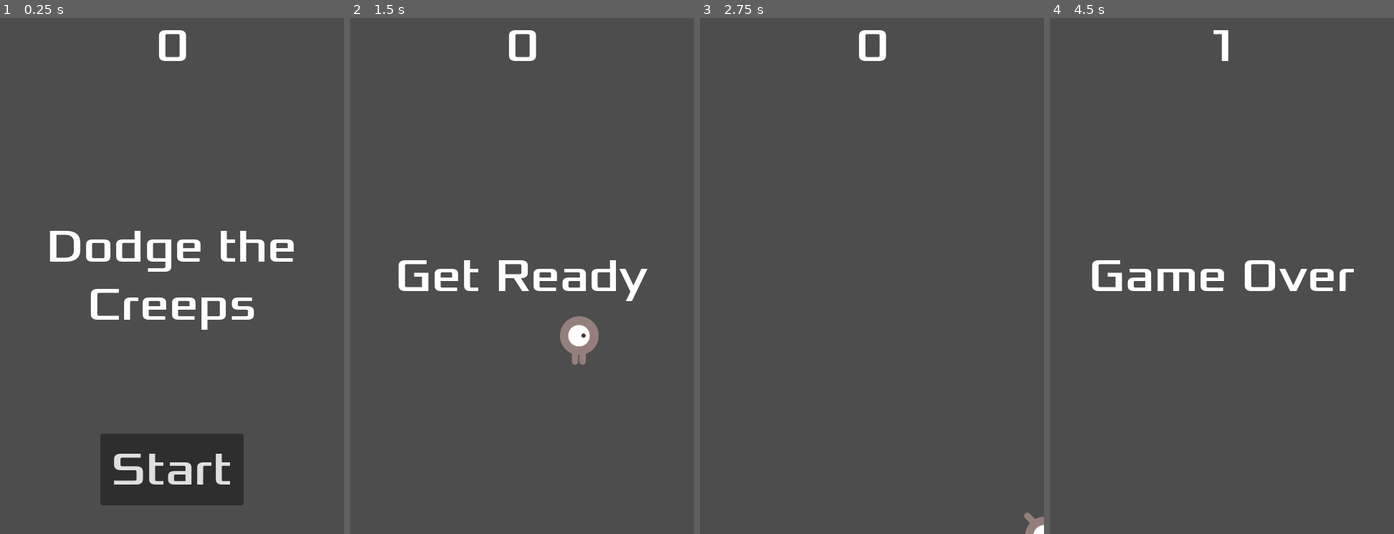
Above: before the commit, frames 1-4 (left to right).
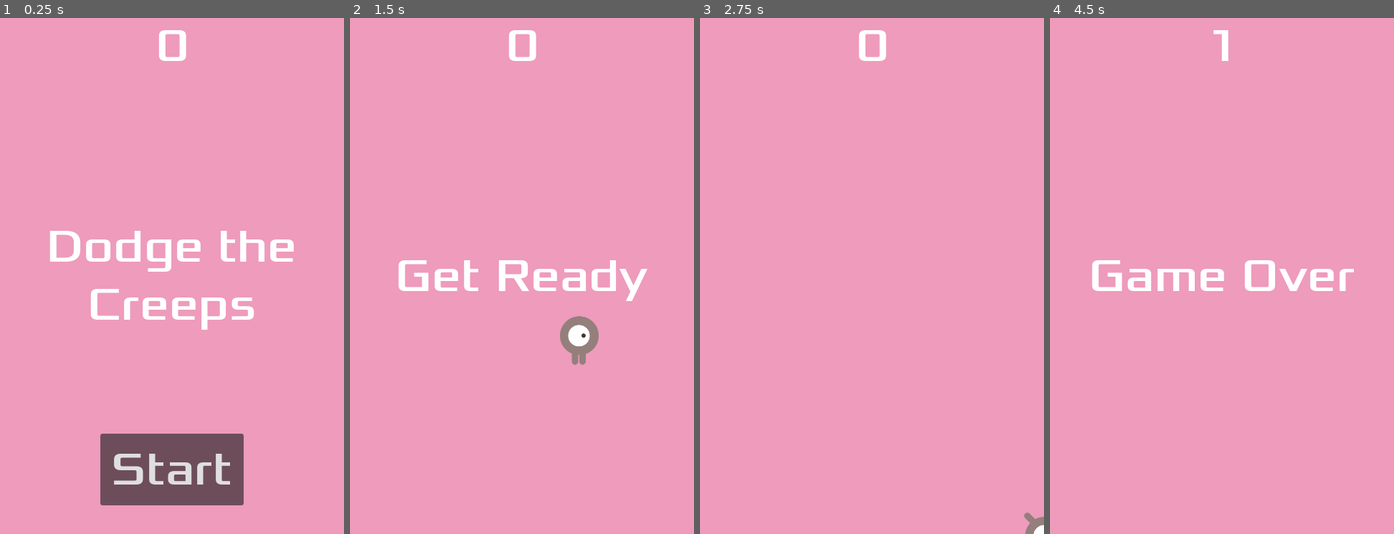
Above: after the commit, the same moments.

Repository: vivianw1/DodgeCreeps
Game: Godot game, scene res://main.tscn
Two runs of this game, one before a commit and one after it. Both use one fixed random seed, a clock stepped at 60 frames per second and the inputs below.
Inputs:
- Up to frame 1 (0.25 s): no input
- Up to frame 2 (1.5 s): click "Start" at 0.5 s; tap Enter at 1.25 s; hold D (move_right) from 1.28 s (still down)
- Up to frame 3 (2.75 s): release D (move_right) at 2.03 s; hold S (move_down) from 2.03 s (still down)
- Up to frame 4 (4.5 s): release S (move_down) at 2.78 s; hold D (move_right) 2.78-3.53 s; hold W (move_up) 3.53-4.28 s; hold A (move_left) from 4.28 s (still down)

The runs differ from the first frame. In frame 1, 97% of the frame differs, in the area x 0-100%, y 0-100%; in frame 2, 98%; in frame 3, 100%; in frame 4, 98%.

Commit message:
finished

Diff:
--- a/hud.tscn
+++ b/hud.tscn
@@ -1,7 +1,13 @@
-[gd_scene load_steps=3 format=3 uid="uid://di6dhtjq2ip3t"]
+[gd_scene load_steps=5 format=3 uid="uid://di6dhtjq2ip3t"]
 
 [ext_resource type="Script" path="res://hud.gd" id="1_hgdgm"]
 [ext_resource type="FontFile" uid="uid://xsb8sxjwalqx" path="res://fonts/Xolonium-Regular.ttf" id="1_wppoc"]
+
+[sub_resource type="InputEventAction" id="InputEventAction_jyr7n"]
+action = &"start_game"
+
+[sub_resource type="Shortcut" id="Shortcut_e4w6r"]
+events = [SubResource("InputEventAction_jyr7n")]
 
 [node name="HUD" type="CanvasLayer"]
 script = ExtResource("1_hgdgm")
@@ -55,6 +61,7 @@
 grow_vertical = 0
 theme_override_fonts/font = ExtResource("1_wppoc")
 theme_override_font_sizes/font_size = 64
+shortcut = SubResource("Shortcut_e4w6r")
 text = "Start"
 
 [node name="MessageTimer" type="Timer" parent="."]
--- a/main.gd
+++ b/main.gd
@@ -8,7 +8,8 @@
 	$ScoreTimer.stop()
 	$MobTimer.stop()
 	$HUD.show_game_over()
-
+	$Music.stop()
+	$DeathSound.play()
 func new_game():
 	score = 0
 	$HUD.update_score(score)
@@ -16,7 +17,7 @@
 	$Player.start($StartPosition.position)
 	$StartTimer.start()
 	get_tree().call_group("mobs", "queue_free")
-
+	$Music.play()
 
 func _on_mob_timer_timeout():
 	var mob = mob_scene.instantiate()
--- a/main.tscn
+++ b/main.tscn
@@ -1,9 +1,11 @@
-[gd_scene load_steps=6 format=3 uid="uid://xcppm567wabi"]
+[gd_scene load_steps=8 format=3 uid="uid://xcppm567wabi"]
 
 [ext_resource type="PackedScene" uid="uid://m70fspa6upxs" path="res://player.tscn" id="1_ukye4"]
 [ext_resource type="Script" path="res://main.gd" id="1_ydfer"]
 [ext_resource type="PackedScene" uid="uid://bdxtx51umkvm" path="res://mob.tscn" id="2_lr0iy"]
 [ext_resource type="PackedScene" uid="uid://di6dhtjq2ip3t" path="res://hud.tscn" id="4_xr65v"]
+[ext_resource type="AudioStream" uid="uid://bmoos3ckcnm78" path="res://art/House In a Forest Loop.ogg" id="5_u0qt7"]
+[ext_resource type="AudioStream" uid="uid://digja85ghmbst" path="res://art/gameover.wav" id="6_x5oux"]
 
 [sub_resource type="Curve2D" id="Curve2D_wodfu"]
 _data = {
@@ -14,6 +16,14 @@
 [node name="Main" type="Node"]
 script = ExtResource("1_ydfer")
 mob_scene = ExtResource("2_lr0iy")
+
+[node name="ColorRect" type="ColorRect" parent="."]
+anchors_preset = 15
+anchor_right = 1.0
+anchor_bottom = 1.0
+grow_horizontal = 2
+grow_vertical = 2
+color = Color(0.933333, 0.607843, 0.737255, 1)
 
 [node name="Player" parent="." instance=ExtResource("1_ukye4")]
 
@@ -38,6 +48,12 @@
 
 [node name="HUD" parent="." instance=ExtResource("4_xr65v")]
 
+[node name="Music" type="AudioStreamPlayer" parent="."]
+stream = ExtResource("5_u0qt7")
+
+[node name="DeathSound" type="AudioStreamPlayer" parent="."]
+stream = ExtResource("6_x5oux")
+
 [connection signal="hit" from="Player" to="." method="game_over"]
 [connection signal="timeout" from="MobTimer" to="." method="_on_mob_timer_timeout"]
 [connection signal="timeout" from="ScoreTimer" to="." method="_on_score_timer_timeout"]
--- a/project.godot
+++ b/project.godot
@@ -43,3 +43,8 @@
 "events": [Object(InputEventKey,"resource_local_to_scene":false,"resource_name":"","device":-1,"window_id":0,"alt_pressed":false,"shift_pressed":false,"ctrl_pressed":false,"meta_pressed":false,"pressed":false,"keycode":0,"physical_keycode":83,"key_label":0,"unicode":115,"echo":false,"script":null)
 ]
 }
+start_game={
+"deadzone": 0.5,
+"events": [Object(InputEventKey,"resource_local_to_scene":false,"resource_name":"","device":0,"window_id":0,"alt_pressed":false,"shift_pressed":false,"ctrl_pressed":false,"meta_pressed":false,"pressed":false,"keycode":0,"physical_keycode":4194309,"key_label":0,"unicode":0,"echo":false,"script":null)
+]
+}
